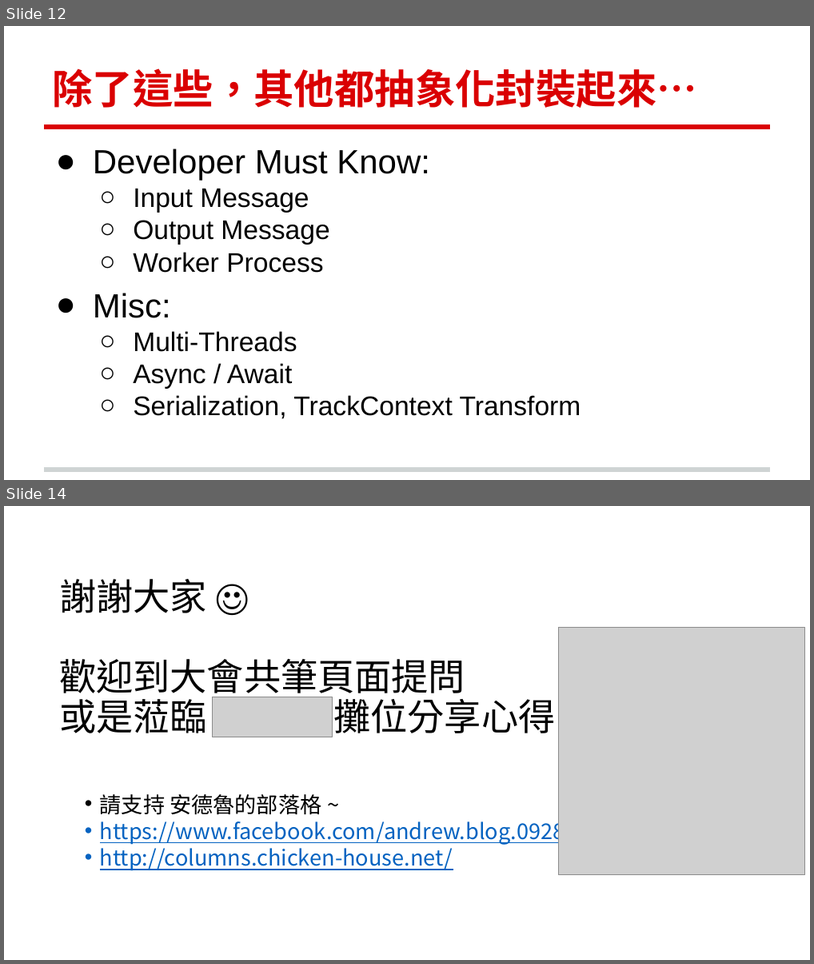
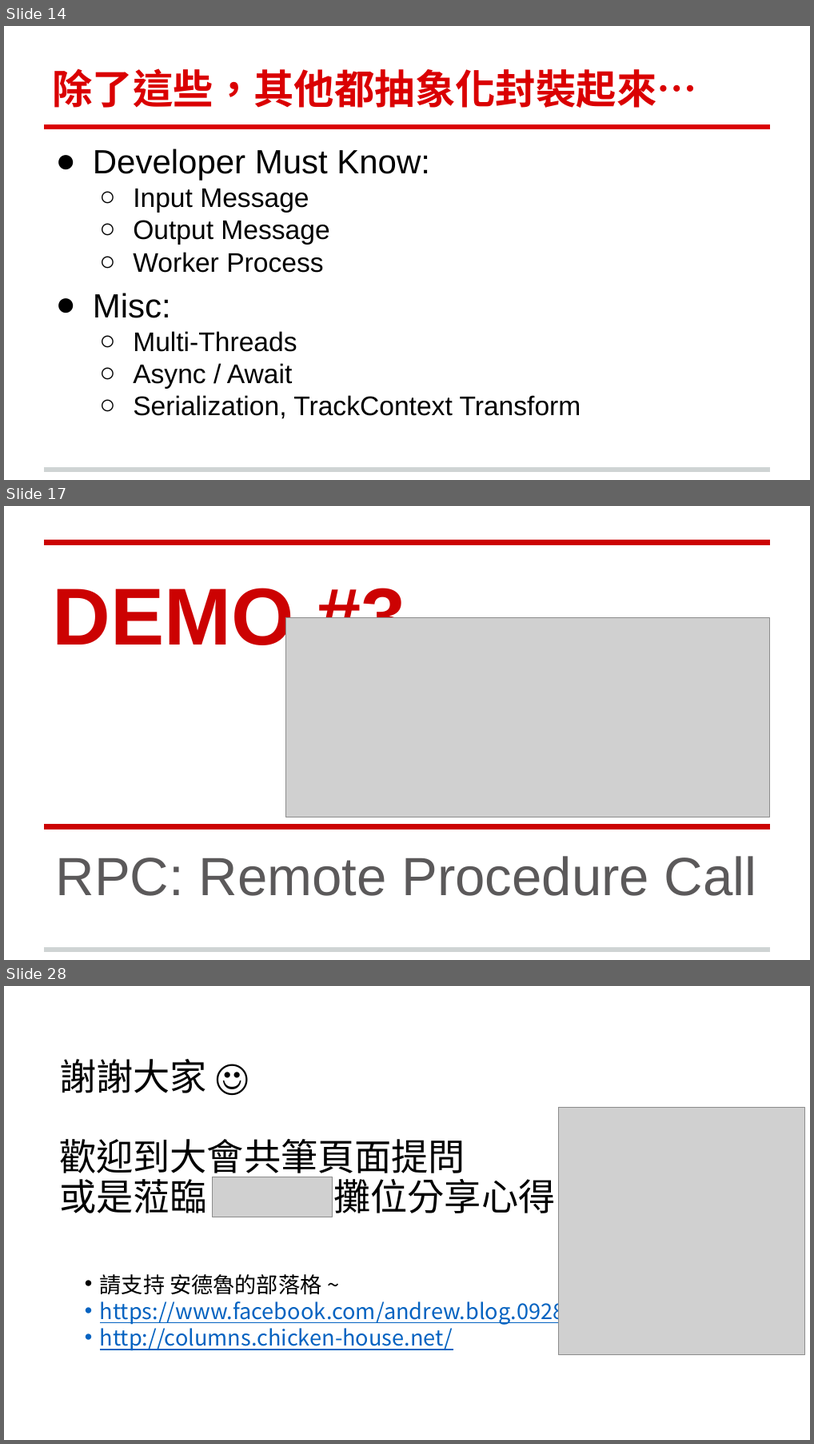
Before and after one commit to andrew0928/Meetup, a slide deck: 20190123.MessageQueueRPC/91APP-MessageQueueRPC-20190123.pptx. Shown one above the other, each under a label of ours: slides 12 and 14 before the commit, slides 14, 17 and 28 after it; the slides between them are not shown. The pictures are 814x964 and 814x1444 pixels, drawn with LibreOffice and Linux fonts; fonts in the diff are those of the drawing; grey boxes stand for pictures; background and template pictures are left out. Boxes give left, top, right and bottom in pixels: in the first picture for what was removed or moved away, otherwise in the second. Text is boxed around its words. In the diff, an @@ line names an element or a change of style, - is before the commit and + after.

```diff
--- a/20190123.MessageQueueRPC/91APP-MessageQueueRPC-20190123.pptx
+++ b/20190123.MessageQueueRPC/91APP-MessageQueueRPC-20190123.pptx
@@ slide 17 added at [4, 506, 810, 960], background #FFFFFF; not listed: 1 template element that a slide beside it also shows @@
@@ line added from (44, 542) to (770, 542), #CC0202 4.5 pt @@
@@ title added at [52, 580, 406, 659], 72 pt, text #CC0202, bold @@
+DEMO #3
@@ picture added at [286, 618, 770, 817] @@
@@ line added from (44, 826) to (770, 826), #CC0202 4.5 pt @@
@@ subtitle added at [56, 856, 758, 896], 48 pt, text #5B595A @@
+RPC: Remote Procedure Call
@@ what was slide 12 is now slide 14 @@
@@ what was slide 14 is now slide 28 @@
```
Also in this commit, not shown: 1 slide changed, 14 other slides added, 1 slide removed.
